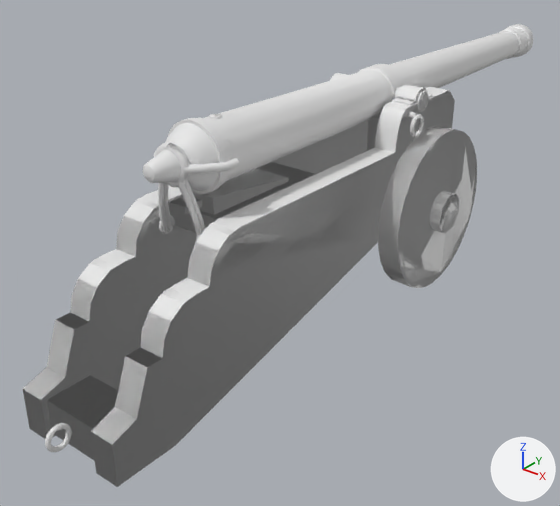
What one commit did to the FBX model AssetSources/export/galleass_falcon.fbx.
One viewpoint serves both versions: a 50 mm lens placed at (1.76, -2.88, 1.69), pointed at (-0.16, -0.48, 0.2). The axes (+X, +Y, +Z) are drawn at lower right. The lights are the same throughout. The picture after the commit comes second. Objects named as collision shapes, trigger or cutter boxes, shadow casters or lower levels of detail are left out. Vertices at exactly the same position are counted once.

Objects in the first picture: 'galleass_falcon', 'galleass_falcon_lod1'.
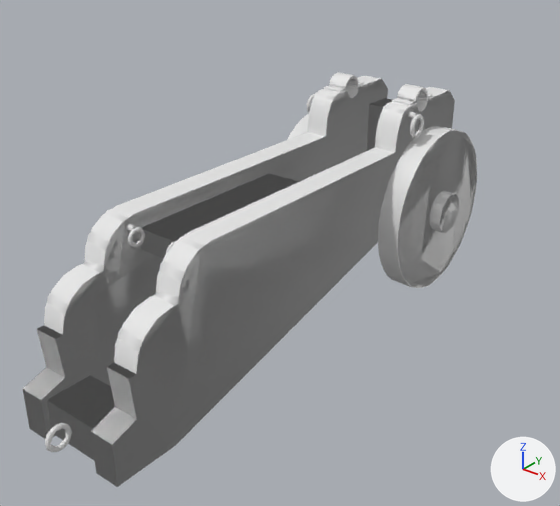
Changed parts and their boxes (x1, y1, x2, y2) in the pictures (560 x 506 px; the box of a moved part takes in the faces that stretch with it):
'galleass_falcon', reshaped (11% narrower, 11% shorter)
    before: (23, 24, 533, 487)
    after: (23, 73, 477, 487)
'galleass_falcon_lod1', reshaped (11% narrower, 10% shorter)
    before: (23, 24, 533, 487)
    after: (23, 72, 477, 487)
part 1 of me_galleass_falcon, added
    after: (140, 173, 299, 258)
part 2 of me_galleass_falcon, moved or reshaped (not visible before)
    after: (126, 224, 136, 231)
part 3 of me_galleass_falcon, moved or reshaped
    before: (159, 216, 175, 234)
    after: (128, 227, 145, 247)
part 4 of me_galleass_falcon, moved or reshaped (mostly hidden)
    before: (196, 229, 203, 241)
    after: (166, 242, 174, 254)
part 5 of me_galleass_falcon, deleted
    before: (143, 24, 533, 235)
part 6 of me_galleass_falcon, moved or reshaped
    before: (41, 90, 455, 486)
    after: (42, 79, 455, 486)
part 7 of me_galleass_falcon_lod1_001, added
    after: (128, 227, 145, 246)
part 8 of me_galleass_falcon_lod1_001, deleted
    before: (143, 24, 533, 240)
part 9 of me_galleass_falcon_lod1_001, reshaped
    before: (331, 73, 477, 288)
    after: (294, 72, 477, 288)
part 10 of me_galleass_falcon_lod1_001, moved or reshaped
    before: (45, 140, 395, 452)
    after: (38, 137, 395, 451)

The edits, one by one:
me_galleass_falcon_lod1_001 is used by ob_galleass_falcon_lod1; location (0.0, 0.0, 0.0).
me_galleass_falcon_lod1_001 had 1451 vertices, 2625 faces and spanned x -0.38..0.38, y -1.84..1.51, z 0.0..0.98.
me_galleass_falcon_lod1_001 now has 629 vertices, 1070 faces and spans x -0.38..0.38, y -1.84..0.4, z 0.0..0.9.
me_galleass_falcon_lod1_001 part 7: a new loose piece of 22 vertices spanning x -0.1..-0.08, y -1.37..-1.3, z 0.57..0.64, in mat_galleass_iron (white #e7e7e7).
me_galleass_falcon_lod1_001 part 8: 18 loose pieces with 713 vertices, spanning x -0.23..0.23, y -1.34..1.51, z 0.57..0.98, are deleted.
me_galleass_falcon_lod1_001 part 9: 8 vertices moved from x -0.26..0.35, y -0.14..0.06, z 0.33..0.89 to x -0.26..0.35, y -0.14..0.06, z 0.33..0.9; 260 vertices removed from x -0.33..0.35, y -0.32..0.4, z 0.0..0.9; 119 vertices added at x -0.33..0.35, y -0.32..0.4, z 0.0..0.9.
me_galleass_falcon_lod1_001 part 10: 16 vertices moved from x -0.22..0.22, y -1.6..-1.42, z 0.36..0.51 to x -0.22..0.22, y -1.67..-1.43, z 0.36..0.61; 40 vertices removed from x -0.22..0.22, y -1.84..-1.2, z 0.07..0.67; 18 vertices added at x -0.22..0.22, y -1.84..-1.34, z 0.06..0.67.
Other edits to the shape of me_galleass_falcon_lod1_001 do not show in these pictures.
me_galleass_falcon_lod1_001 no longer uses material mat_galleass_gun_bronze (white #e7e7e7).
me_galleass_falcon_lod1_001 no longer uses material mat_galleass_rope (white #e7e7e7).
me_galleass_falcon_lod1_001 no longer uses material mat_galleass_dark (white #e7e7e7).
me_galleass_falcon is used by ob_galleass_falcon; location (0.0, 0.0, 0.0).
me_galleass_falcon had 3408 vertices, 3100 faces and spanned x -0.38..0.38, y -1.84..1.51, z 0.0..0.98.
me_galleass_falcon now has 1432 vertices, 1174 faces and spans x -0.38..0.38, y -1.84..0.4, z 0.0..0.9.
me_galleass_falcon part 1: a new loose piece, a box spanning x -0.125..0.125, y -1.289..-0.59, z 0.53..0.61, in mat_galleass_trim (white #e7e7e7).
me_galleass_falcon part 2: the loose piece of 16 vertices spanning x -0.12..-0.09, y -1.21..-1.18, z 0.62..0.64 is moved by (0.0, -0.14, 0.0).
me_galleass_falcon part 3: the loose piece of 128 vertices spanning x -0.1..-0.08, y -1.23..-1.16, z 0.57..0.64 is moved by (0.0, -0.14, 0.0).
me_galleass_falcon part 4: the loose piece of 128 vertices spanning x 0.08..0.1, y -1.23..-1.16, z 0.57..0.64 is moved by (0.0, -0.14, 0.0).
me_galleass_falcon part 5: 15 loose pieces with 1984 vertices, spanning x -0.23..0.23, y -1.34..1.51, z 0.57..0.98, are deleted.
Part 6, on me_galleass_falcon:
20 vertices in x -0.22..0.22, y -1.32..-1.16, z 0.51..0.67 move by (0.0, -0.14, 0.0).
16 vertices in x -0.22..0.22, y -1.52..-1.38, z 0.42..0.51 move by (0.0, -0.11, 0.0).
4 vertices in x -0.22..0.22, y -1.54, z 0.36 move by (0.0, -0.1, 0.0).
4 vertices in x -0.22..0.22, y -1.6, z 0.36 move by (0.0, -0.07, 0.0).
Other edits to the shape of me_galleass_falcon do not show in these pictures.
me_galleass_falcon no longer uses material mat_galleass_gun_bronze (white #e7e7e7).
me_galleass_falcon no longer uses material mat_galleass_rope (white #e7e7e7).
me_galleass_falcon no longer uses material mat_galleass_dark (white #e7e7e7).
